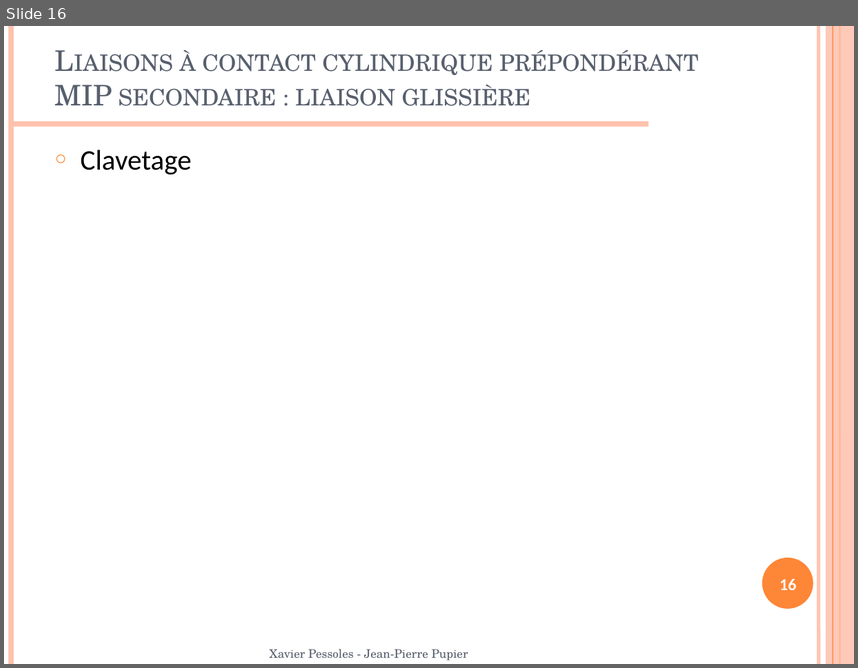
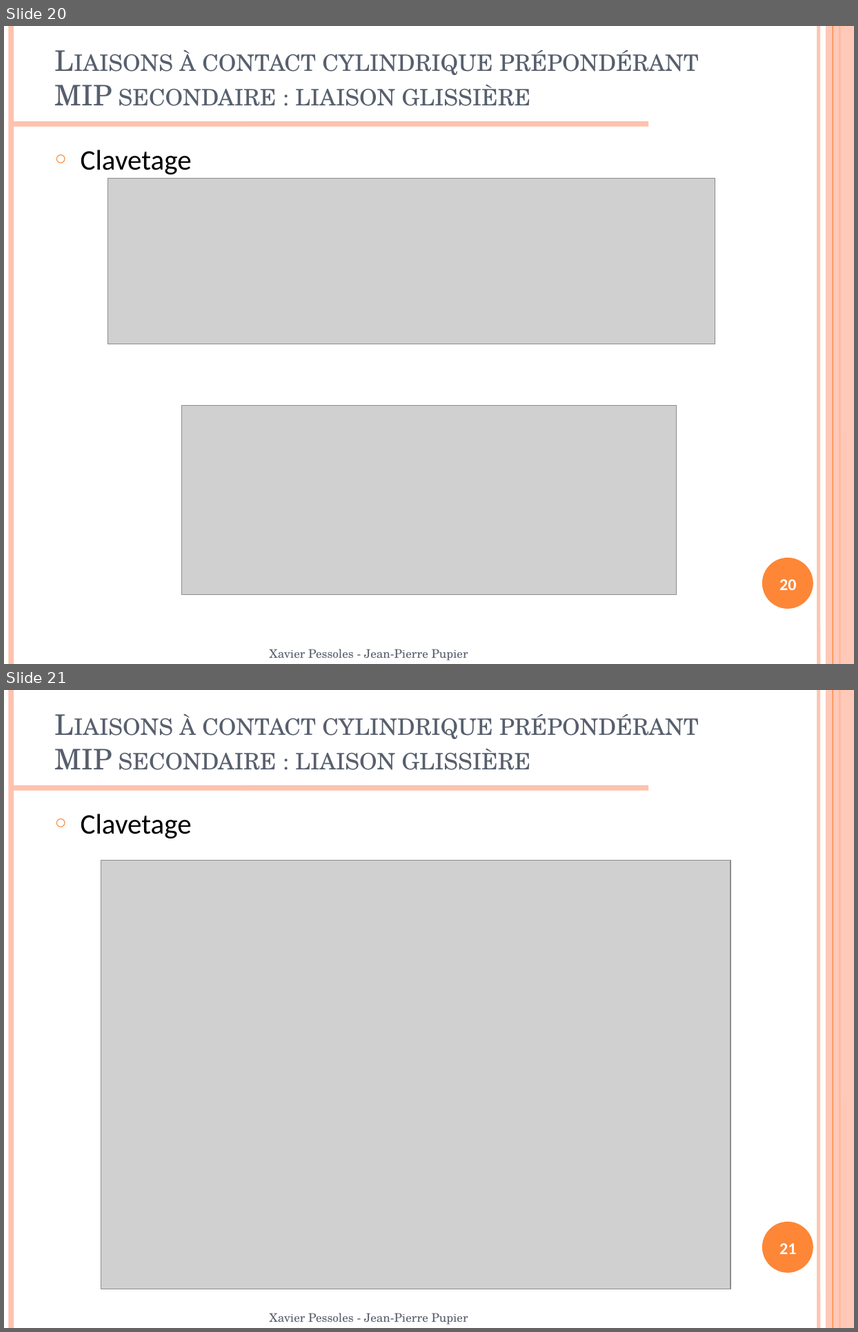
Before and after one commit to xpessoles/07_Etude_Systemes_Mecaniques_Analyser_Concevoir_Realiser, a slide deck: Concevoir/03_LiaisonsEncastrementDemontables/Cours/PPT/07_Cpt_03_LiaisonEncastrement.pptx. Shown one above the other, each under a label of ours: slide 16 before the commit, slides 20 and 21 after it. The pictures are 858x668 and 858x1332 pixels, drawn with LibreOffice and Linux fonts; fonts in the diff are those of the drawing; grey boxes stand for pictures; background and template pictures are left out. Boxes give left, top, right and bottom in pixels: in the first picture for what was removed or moved away, otherwise in the second. Text is boxed around its words. In the diff, an @@ line names an element or a change of style, - is before the commit and + after.

```diff
--- a/Concevoir/03_LiaisonsEncastrementDemontables/Cours/PPT/07_Cpt_03_LiaisonEncastrement.pptx
+++ b/Concevoir/03_LiaisonsEncastrementDemontables/Cours/PPT/07_Cpt_03_LiaisonEncastrement.pptx
@@ slide 21 added at [4,690,854,1328], background #FFFFFF; not listed: 7 template elements that a slide beside it also shows @@
@@ title added at [55,714,699,770], 24 pt, text #575F6D, small capitals @@
+Liaisons à contact cylindrique prépondérant
+MIP secondaire : liaison glissière
@@ text added at [81,814,192,838], 24 pt, text #000000 @@
+○ Clavetage
@@ picture added at [101,860,731,1288] @@
@@ page number added at [780,1243,796,1254], 14 pt, text #FFFFFF, bold @@
+21
@@ text added at [270,1312,468,1324], 10 pt, text #575F6D @@
+Xavier Pessoles - Jean-Pierre Pupier
@@ what was slide 16 is now slide 20 @@
@@ slide 20 changed as well @@
@@ picture added at [107,178,715,344] @@
@@ picture added at [181,405,677,595] @@
@@ page number at [780,579,796,590]: text changed @@
-16
+20
```
Also in this commit, not shown: 19 other slides changed, 8 other slides added, 1 slide removed, 1 other file.
